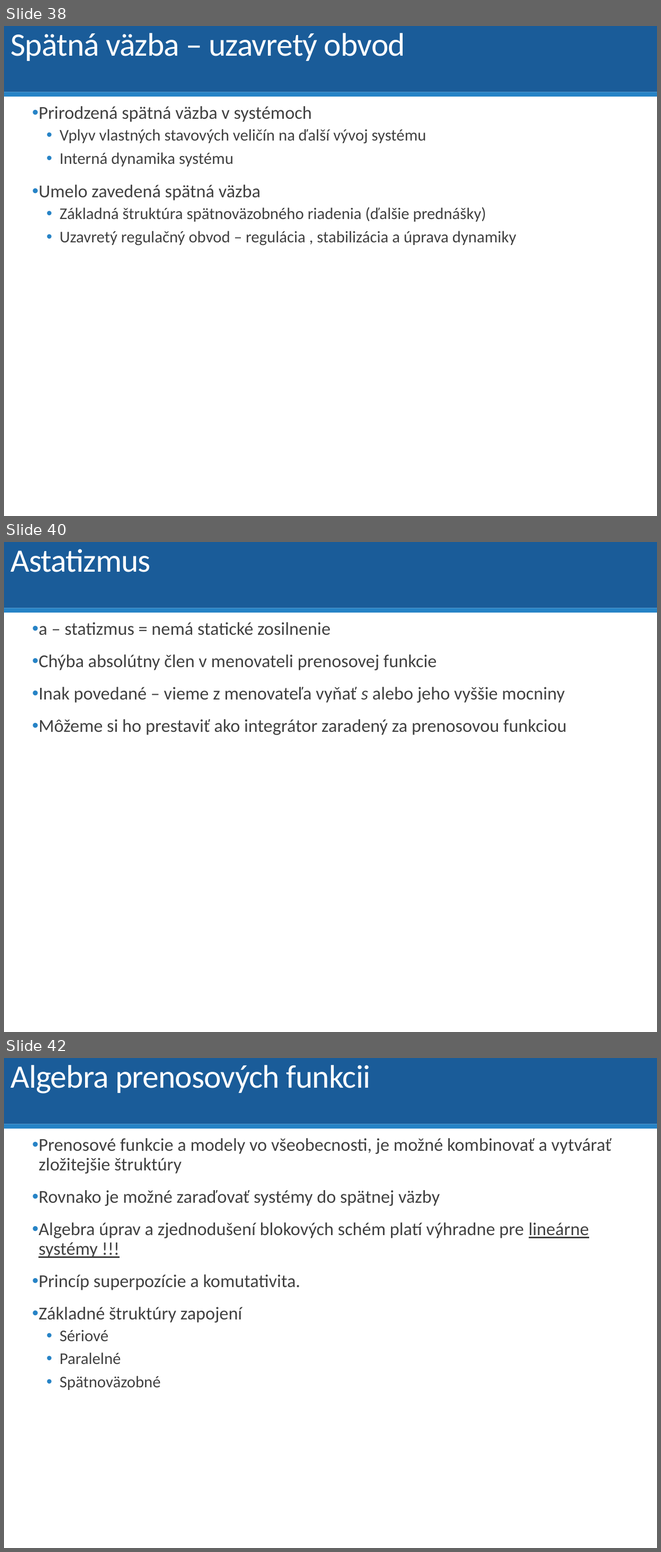
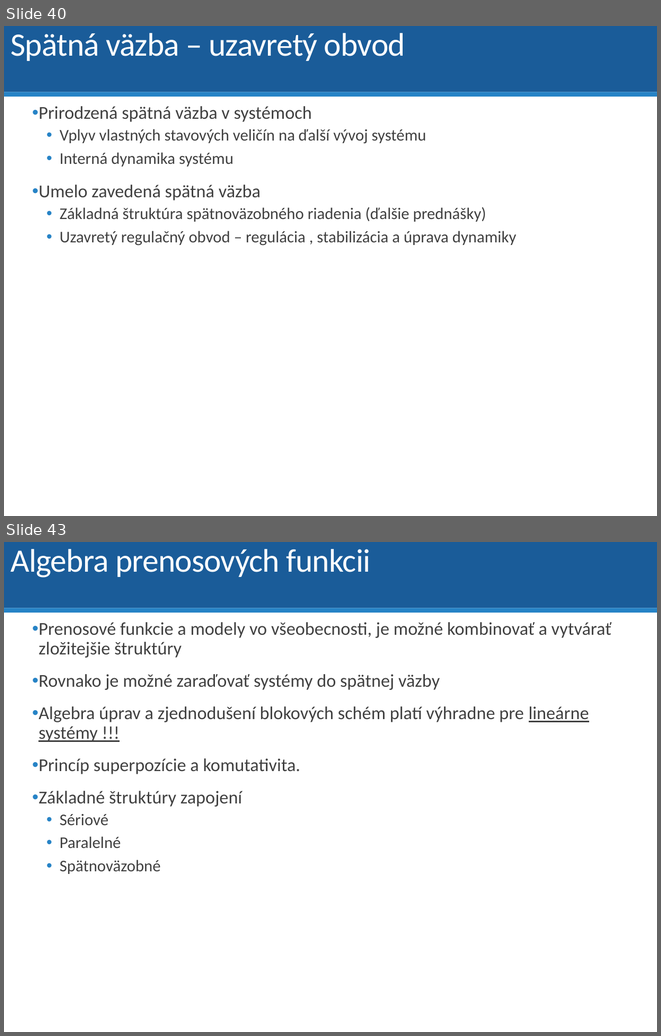
Before and after one commit to dodekm/TeamProjektKybernetika, a slide deck: Nove prednasky/P01_dynamika_dif_rovnice_LPT_prenosova_funkcia_modelovanie.pptx. Shown one above the other, each under a label of ours: slides 38, 40 and 42 before the commit, slides 40 and 43 after it; the slides between them are not shown. The pictures are 661x1552 and 661x1036 pixels, drawn with LibreOffice and Linux fonts; fonts in the diff are those of the drawing. Boxes give left, top, right and bottom in pixels: in the first picture for what was removed or moved away, otherwise in the second. Text is boxed around its words. In the diff, an @@ line names an element or a change of style, - is before the commit and + after.

```diff
--- a/Nove prednasky/P01_dynamika_dif_rovnice_LPT_prenosova_funkcia_modelovanie.pptx
+++ b/Nove prednasky/P01_dynamika_dif_rovnice_LPT_prenosova_funkcia_modelovanie.pptx
@@ slide 40 removed at bbox=[4, 542, 657, 1032], background #FFFFFF; not listed: 2 template elements that a slide beside it also shows @@
@@ title removed at bbox=[10, 549, 151, 572] @@
-Astatizmus
@@ text removed at bbox=[38, 622, 567, 735] @@
-• a – statizmus = nemá statické zosilnenie
-• Chýba absolútny člen v menovateli prenosovej funkcie
-• Inak povedané – vieme z menovateľa vyňať s alebo jeho vyššie mocniny
-• Môžeme si ho prestaviť ako integrátor zaradený za prenosovou funkciou
@@ what was slide 38 is now slide 40 @@
@@ what was slide 42 is now slide 43 @@
```
Also in this commit, not shown: 5 slides changed, 8 slides added, 2 other slides removed, 1 other file.
